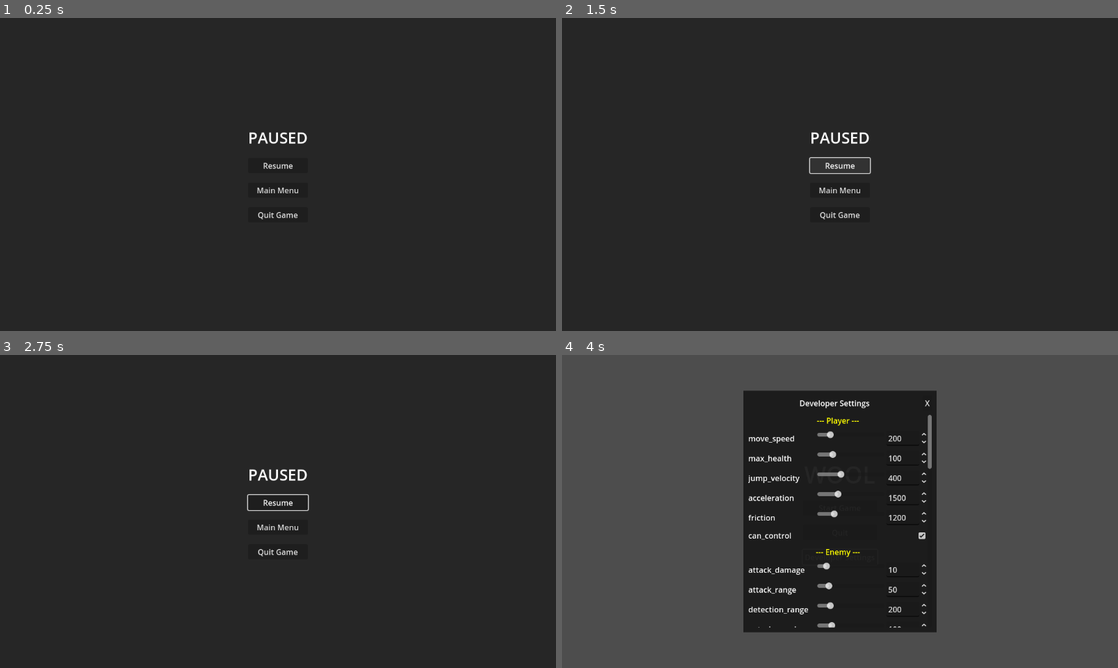
Above: before the commit, frames 1-4 (two rows, left to right).
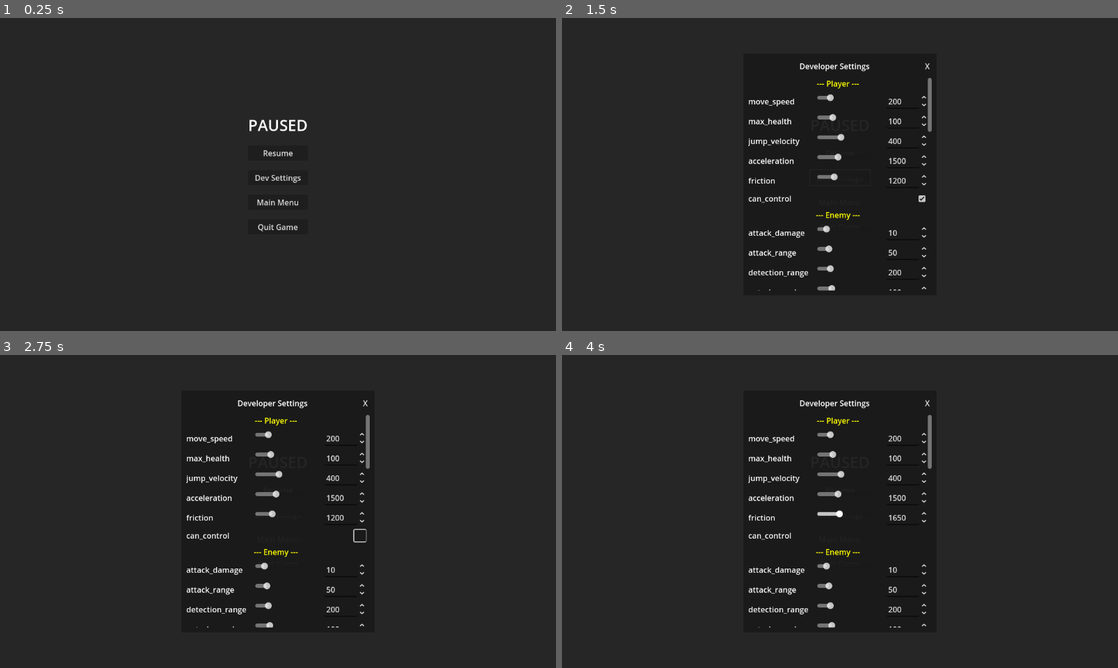
Above: after the commit, the same moments.

Repository: EliasSteffen/Wool
Game: Godot game, scene res://scenes/ui/pause_menu.tscn
The game is run twice, just before and just after one commit, with the same random seed, the same clock (stepped at 60 frames per second) and the same inputs. This scene is started directly instead of the project's main scene.
Inputs (mouse positions are in pixels of both pictures, inside the frame that each line leads up to):
- Up to frame 1 (0.25 s): no input
- Up to frame 2 (1.5 s): click (840, 177) at 0.5 s, where only the run after the commit has a clickable "Dev Settings"; click "Resume" at 1.25 s
- Up to frame 3 (2.75 s): click (361, 536) at 2.02 s
- Up to frame 4 (4 s): click "Main Menu" at 2.75 s; click "Developer Settings" (after the commit: "Dev Settings") at 3.5 s

The runs differ from the first frame. In frame 1, 0.9% of the frame differs, in the area x 44-56%, y 32-69%; in frame 2, 2.4%; in frame 3, 2.4%; in frame 4, 73%, in the area x 0-100%, y 0-100%.

Commit message:
feat: Füge Dev-Einstellungsbutton zum Pause-Menü hinzu und implementiere die zugehörige Logik

Diff:
--- a/scenes/levels/level_1.tscn
+++ b/scenes/levels/level_1.tscn
@@ -56,7 +56,7 @@
 polygon = PackedVector2Array(249, 730, 249, 732.2, 248.2, 733, 246.3, 733, 242, 761.9, 242, 772, 264, 788, 264, 790, 300.7, 790, 306.7, 755, 308.3, 752.9, 304, 746.3, 304, 744.9, 285, 731.9, 285, 730)
 
 [node name="CollisionPolygon2D16" type="CollisionPolygon2D" parent="Map/StaticBody2D"]
-polygon = PackedVector2Array(227, 803, 163, 803, 163, 804, 121.9, 806, 119.3, 806, 104, 913.9, 9.7, 914, 0, 916.9, 0, 1080, 535, 1080, 553.8, 940, 555, 940, 555, 928, 534, 912, 534, 910, 530, 910, 530, 909, 309, 912, 237.3, 912, 249, 827.1, 249, 822, 227, 805)
+polygon = PackedVector2Array(232, 816, 136, 816, 112, 920, 120, 928, 16, 928, 0, 916.9, 0, 1080, 528, 1080, 552, 928, 528, 912, 232, 920, 248, 824)
 
 [node name="CollisionPolygon2D17" type="CollisionPolygon2D" parent="Map/StaticBody2D"]
 polygon = PackedVector2Array(1352, 1040, 1322.3, 1016.7, 1320, 1017.7, 1320, 1019, 1313.3, 1024, 1311.7, 1024, 1298.2,  …(217 unchanged characters)…
--- a/scenes/ui/pause_menu.tscn
+++ b/scenes/ui/pause_menu.tscn
@@ -46,6 +46,10 @@
 layout_mode = 2
 text = "Resume"
 
+[node name="DevSettingsButton" type="Button" parent="Control/CenterContainer/VBoxContainer"]
+layout_mode = 2
+text = "Dev Settings"
+
 [node name="MenuButton" type="Button" parent="Control/CenterContainer/VBoxContainer"]
 layout_mode = 2
 text = "Main Menu"
--- a/scripts/features/double_jump_feature.gd
+++ b/scripts/features/double_jump_feature.gd
@@ -72,7 +72,8 @@
 
 func _perform_air_jump(character: BaseCharacter) -> void:
 	if character is BasePlayer:
-		var jump_power: float = character.JUMP_VELOCITY * air_jump_power_multiplier
+		# Negate jump_velocity because Y-up is negative in Godot
+		var jump_power: float = -character.jump_velocity * air_jump_power_multiplier
 		character.velocity.y = jump_power
 		_jumps_remaining -= 1
 
--- a/scripts/ui/pause_menu.gd
+++ b/scripts/ui/pause_menu.gd
@@ -1,17 +1,30 @@
 extends CanvasLayer
 
 @onready var resume_button: Button = $Control/CenterContainer/VBoxContainer/ResumeButton
+@onready var dev_settings_button: Button = $Control/CenterContainer/VBoxContainer/DevSettingsButton
 @onready var menu_button: Button = $Control/CenterContainer/VBoxContainer/MenuButton
 @onready var quit_button: Button = $Control/CenterContainer/VBoxContainer/QuitButton
 
+const DEV_SETTINGS_SCENE = preload("res://scenes/ui/dev_settings_window.tscn")
+var _dev_settings_instance: Node = null
+
 func _ready() -> void:
 	resume_button.pressed.connect(_on_resume_pressed)
+	dev_settings_button.pressed.connect(_on_dev_settings_pressed)
 	menu_button.pressed.connect(_on_menu_pressed)
 	quit_button.pressed.connect(_on_quit_pressed)
 
 func _on_resume_pressed() -> void:
 	GameManager.toggle_pause()
 
+func _on_dev_settings_pressed() -> void:
+	if not _dev_settings_instance:
+		_dev_settings_instance = DEV_SETTINGS_SCENE.instantiate()
+		get_tree().root.add_child(_dev_settings_instance)
+
+	if _dev_settings_instance.has_method("open"):
+		_dev_settings_instance.open()
+
 func _on_menu_pressed() -> void:
 	GameManager.return_to_menu()
 
